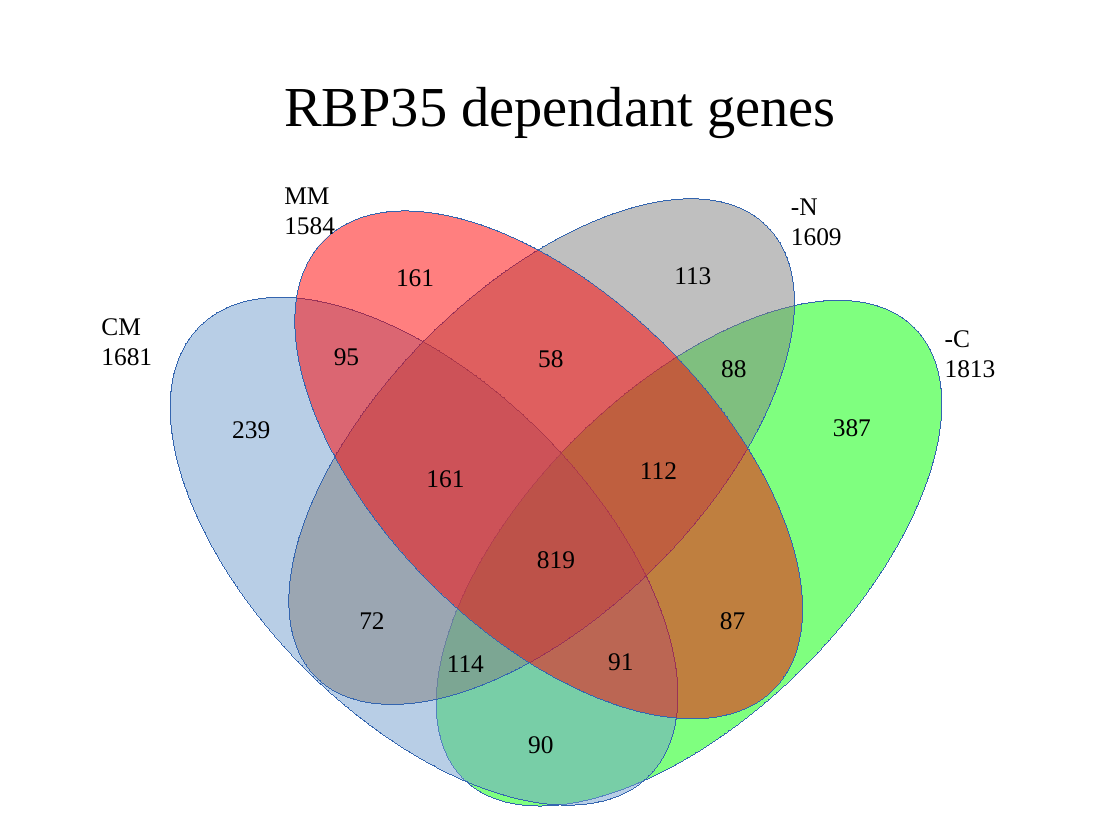
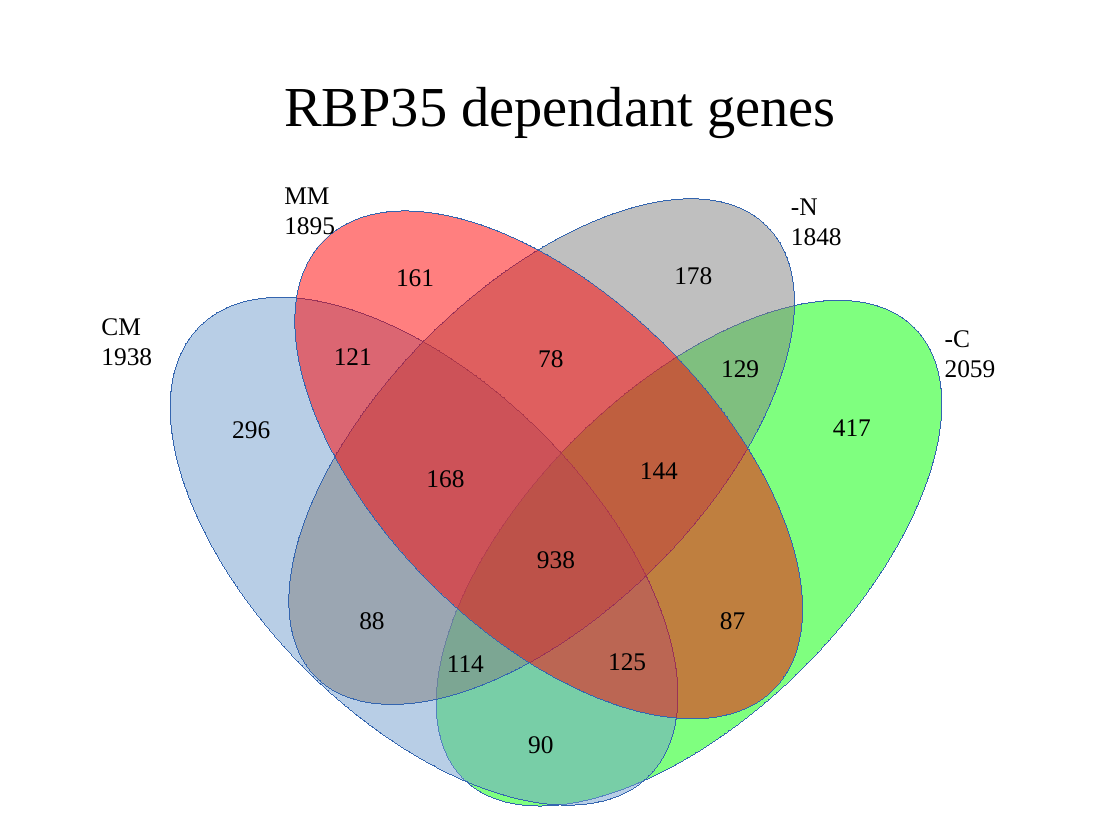
Before and after one commit to wilkinsonlab/m-oryzae-polya, a slide deck: slide 45 of doc/version_21/oryzae_presentation.odp (slide 47 before the commit). Drawn at 1120x840 pixels with LibreOffice and Linux fonts; fonts in the diff are those of the drawing. Boxes give left, top, right and bottom in pixels: in the first picture for what was removed or moved away, otherwise in the second. Text is boxed around its words. In the diff, an @@ line names an element or a change of style, - is before the commit and + after.

```diff
--- a/doc/version_21/oryzae_presentation.odp
+++ b/doc/version_21/oryzae_presentation.odp
@@ text at (284,217,335,240): text changed @@
-1584
+1895
@@ text at (791,228,842,246): text changed @@
-1609
+1848
@@ text at (674,267,712,285): text changed @@
-113
+178
@@ text at (101,348,152,366): text changed @@
-1681
+1938
@@ text at (334,348,372,365): text changed @@
-95
+121
@@ text at (538,350,563,368): text changed @@
-58
+78
@@ text added at (721,360,759,378), 18 pt, text #000000 @@
+129
@@ text at (945,360,996,378): text changed @@
-1813
+2059
@@ text at (833,419,871,436): text changed @@
-387
+417
@@ text at (232,421,270,439): text changed @@
-239
+296
@@ text at (426,470,464,488): text changed @@
-161
+168
@@ text at (640,462,678,479): text changed @@
-112
+144
@@ text at (537,551,575,569): text changed @@
-819
+938
@@ text "88": place and size @@
-text "88" at (721,360,746,378)
+text "88" at (359,612,384,630)
@@ text removed at (359,612,384,629) @@
-72
@@ text at (608,653,646,671): text changed @@
-91
+125
```
Also in this commit, not shown: 36 other slides changed, 2 slides added, 4 slides removed, 19 other files.
